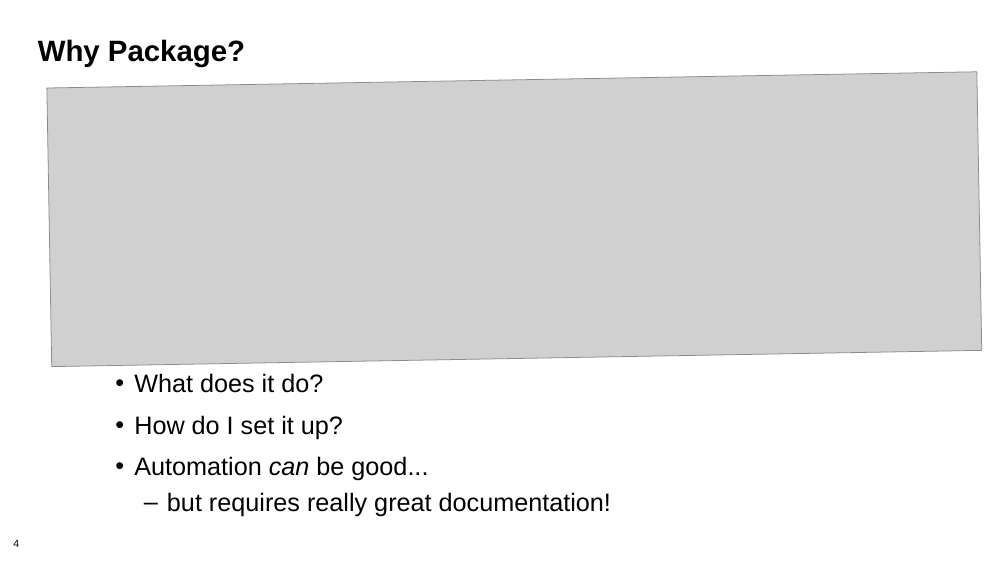
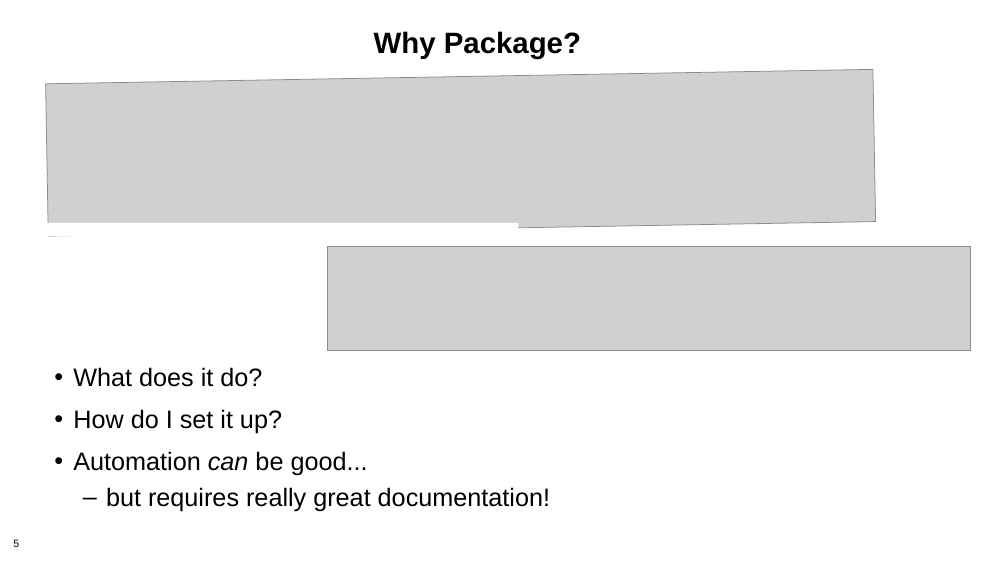
Before and after one commit to bssw-tutorial/presentations, a slide deck: slide 5 of packaging.pptx (slide 4 before the commit). Drawn at 1008x567 pixels with LibreOffice and Linux fonts; fonts in the diff are those of the drawing; grey boxes stand for pictures; background and template pictures are left out. Boxes give left, top, right and bottom in pixels: in the first picture for what was removed or moved away, otherwise in the second. Text is boxed around its words. In the diff, an @@ line names an element or a change of style, - is before the commit and + after.

```diff
--- a/packaging.pptx
+++ b/packaging.pptx
@@ title "Why Package?": place and size @@
-title "Why Package?" at [38,39,245,67]
+title "Why Package?" at [374,31,581,59]
@@ picture added at [46,69,875,236] @@
@@ picture removed at [47,72,982,367] @@
@@ rectangle added at [36,223,519,236], fill #FFFFFF @@
@@ picture added at [327,247,970,350] @@
@@ text "What does it do?": place and size @@
-text "What does it do?" at [134,373,611,517]
+text "What does it do?" at [73,367,550,511]
@@ page number at [13,539,19,547]: text changed @@
-4
+5
```
Also in this commit, not shown: 28 other slides changed, 22 slides added.
